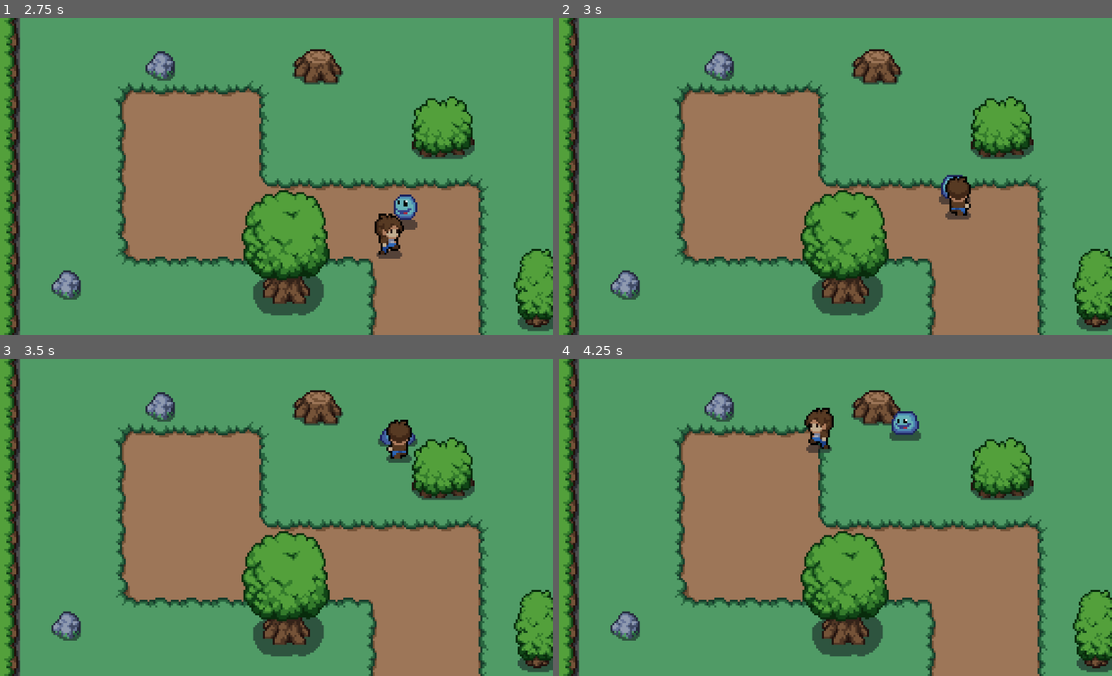
Above: before the commit, frames 1-4 (two rows, left to right).
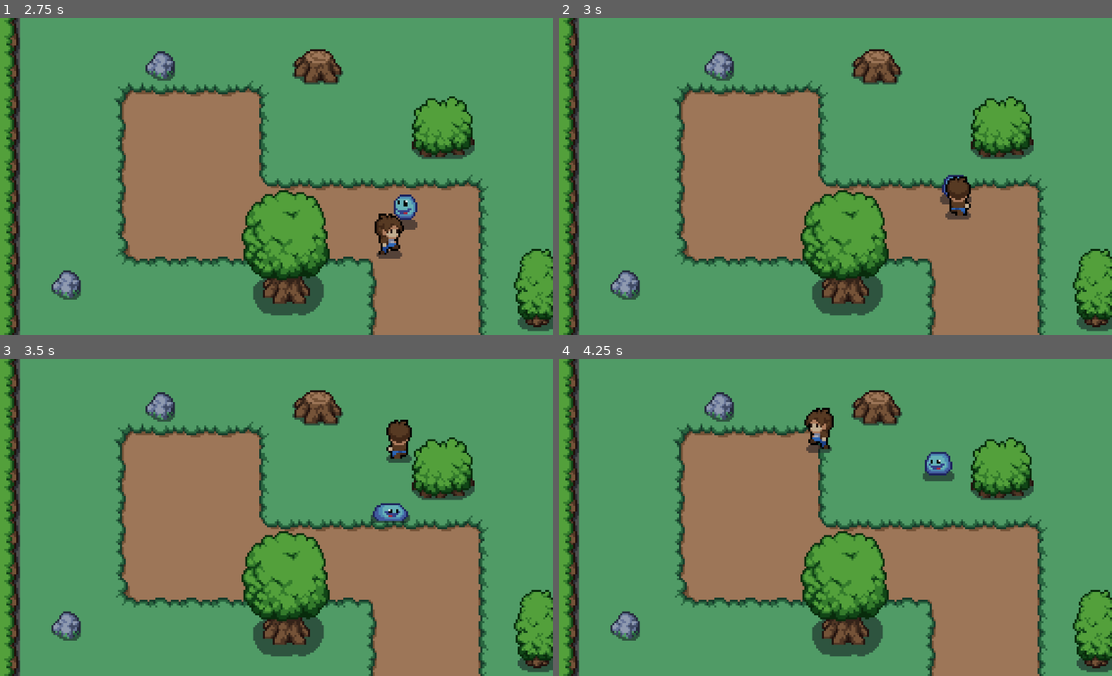
Above: after the commit, the same moments.

Repository: Segismu/Memnight
Game: Godot game, scene res://scenes/world.tscn
The game is run twice, just before and just after one commit, with the same random seed, the same clock (stepped at 60 frames per second) and the same inputs.
Inputs:
- Up to frame 1 (2.75 s): hold D (move_right) 0.53-1.28 s; hold S (move_down) 1.28-2.03 s; hold D (move_right) from 2.03 s (still down)
- Up to frame 2 (3 s): release D (move_right) at 2.78 s; hold W (move_up) from 2.78 s (still down)
- Up to frame 3 (3.5 s): keep holding W (move_up)
- Up to frame 4 (4.25 s): release W (move_up) at 3.53 s; hold A (move_left) from 3.53 s (still down)

Frame 1 is identical in both runs. In frame 2, less than 0.1% of the frame differs, in the area x 68-75%, y 49-59%; in frame 3, 0.5%; in frame 4, 0.9%, in the area x 59-72%, y 16-39%.

Commit message:
Bug on movement fixed.

Diff:
--- a/project.godot
+++ b/project.godot
@@ -22,6 +22,7 @@
 [global_group]
 
 player=""
+enemy=""
 
 [input]
 
--- a/scenes/enemy.tscn
+++ b/scenes/enemy.tscn
@@ -1,6 +1,6 @@
-[gd_scene load_steps=21 format=3 uid="uid://d35fxf0sf4ah7"]
+[gd_scene load_steps=22 format=3 uid="uid://d35fxf0sf4ah7"]
 
-[ext_resource type="Script" path="res://scenes/enemy.gd" id="1_0qnty"]
+[ext_resource type="Script" path="res://scripts/enemy.gd" id="1_0qnty"]
 [ext_resource type="Texture2D" uid="uid://dbw407r4e3bdm" path="res://art/Placeholders/sprites/characters/slime.png" id="1_8g0ng"]
 
 [sub_resource type="AtlasTexture" id="AtlasTexture_iueww"]
@@ -132,6 +132,9 @@
 [sub_resource type="CircleShape2D" id="CircleShape2D_erep2"]
 radius = 5.0
 
+[sub_resource type="CircleShape2D" id="CircleShape2D_vux7l"]
+radius = 13.0
+
 [node name="enemy" type="CharacterBody2D"]
 collision_layer = 2
 script = ExtResource("1_0qnty")
@@ -143,7 +146,7 @@
 autoplay = "idle"
 frame_progress = 0.908547
 
-[node name="detection_area" type="Area2D" parent="."]
+[node name="detection_area" type="Area2D" parent="." groups=["enemy"]]
 light_mask = 2
 
 [node name="CollisionShape2D" type="CollisionShape2D" parent="detection_area"]
@@ -154,5 +157,11 @@
 position = Vector2(0, -5)
 shape = SubResource("CircleShape2D_erep2")
 
+[node name="enemy_hitbox" type="Area2D" parent="." groups=["enemy"]]
+
+[node name="CollisionShape2D" type="CollisionShape2D" parent="enemy_hitbox"]
+position = Vector2(0, -6)
+shape = SubResource("CircleShape2D_vux7l")
+
 [connection signal="body_entered" from="detection_area" to="." method="_on_detection_area_body_entered"]
 [connection signal="body_exited" from="detection_area" to="." method="_on_detection_area_body_exited"]
--- a/scenes/player.tscn
+++ b/scenes/player.tscn
@@ -415,6 +415,9 @@
 
 [sub_resource type="CircleShape2D" id="CircleShape2D_lcn3n"]
 radius = 4.03113
+
+[sub_resource type="CircleShape2D" id="CircleShape2D_0rdtr"]
+radius = 15.0
 
 [node name="Player" type="CharacterBody2D" groups=["player"]]
 visibility_layer = 3
@@ -426,8 +429,19 @@
 animation = &"side_attack"
 autoplay = "front_idle"
 
-[node name="CollisionShape2D" type="CollisionShape2D" parent="." groups=["player"]]
+[node name="CollisionShape2D" type="CollisionShape2D" parent="."]
 visibility_layer = 3
 y_sort_enabled = true
 position = Vector2(1, -4)
 shape = SubResource("CircleShape2D_lcn3n")
+
+[node name="player_hitbox" type="Area2D" parent="."]
+
+[node name="CollisionShape2D" type="CollisionShape2D" parent="player_hitbox"]
+position = Vector2(1, -8)
+shape = SubResource("CircleShape2D_0rdtr")
+
+[connection signal="area_entered" from="player_hitbox" to="." method="_on_player_hitbox_area_entered"]
+[connection signal="area_exited" from="player_hitbox" to="." method="_on_player_hitbox_area_exited"]
+[connection signal="body_entered" from="player_hitbox" to="." method="_on_player_hitbox_body_entered"]
+[connection signal="body_exited" from="player_hitbox" to="." method="_on_player_hitbox_body_exited"]
--- a/scenes/enemy.gd
+++ b/scripts/enemy.gd
@@ -7,21 +7,23 @@
 
 func _physics_process(delta):
 	if chasing_player and player:
-		# Calculamos la dirección hacia el jugador
 		var direction = (player.position - position).normalized()
-		# Aplicamos movimiento suave con lerp()
-		velocity = velocity.lerp(direction * speed, acceleration * delta)
+		var target_velocity = direction * speed
+		velocity = velocity.lerp(target_velocity, acceleration * delta)
 
-		move_and_slide()
+		# Intentamos movernos y detectamos si chocamos con algo
+		var collision = move_and_collide(velocity * delta)
 
-		# Animaciones
+		# Si hay colisión, evitamos seguir empujando al jugador
+		if collision:
+			velocity = Vector2.ZERO
+
 		$AnimatedSprite2D.play("walk")
 		$AnimatedSprite2D.flip_h = velocity.x < 0
 	else:
-		$AnimatedSprite2D.play("idle")
-		# Reducimos la velocidad poco a poco al perder el objetivo
 		velocity = velocity.lerp(Vector2.ZERO, acceleration * delta)
 		move_and_slide()
+		$AnimatedSprite2D.play("idle")
 
 func _on_detection_area_body_entered(body):
 	if body.is_in_group("player"): # Aseguramos que solo detecta al jugador
--- a/scripts/player.gd
+++ b/scripts/player.gd
@@ -1,4 +1,9 @@
 extends CharacterBody2D
+
+var enemy_in_attack_range = false
+var enemy_attack_cooldown = true
+var health = 100
+var player_alive = true
 
 @export var speed: float = 100.0
 
@@ -9,6 +14,7 @@
 	player_movement()
 	update_animation()
 	move_and_slide()
+	enemy_attack()
 
 func player_movement():
 	# Obtiene la dirección del input
@@ -38,3 +44,19 @@
 			anim.play("front_idle")
 		elif anim.animation == "back_walk":
 			anim.play("back_idle")
+
+func _on_player_hitbox_area_entered(area):
+	print("Se activó area_entered con:", area.name)
+
+	# Asegurar que es enemy_hitbox y no otra área
+	if area.name == "enemy_hitbox":
+		print("¡Detectó un enemigo para atacar!")
+		enemy_in_attack_range = true
+
+func _on_player_hitbox_area_exited(area):
+	if area.name == "enemy_hitbox":
+		enemy_in_attack_range = false
+
+func enemy_attack():
+	if enemy_in_attack_range:
+		print("-10 HP")
Not shown: 1 places in scenes/player.tscn that only renumber resources
